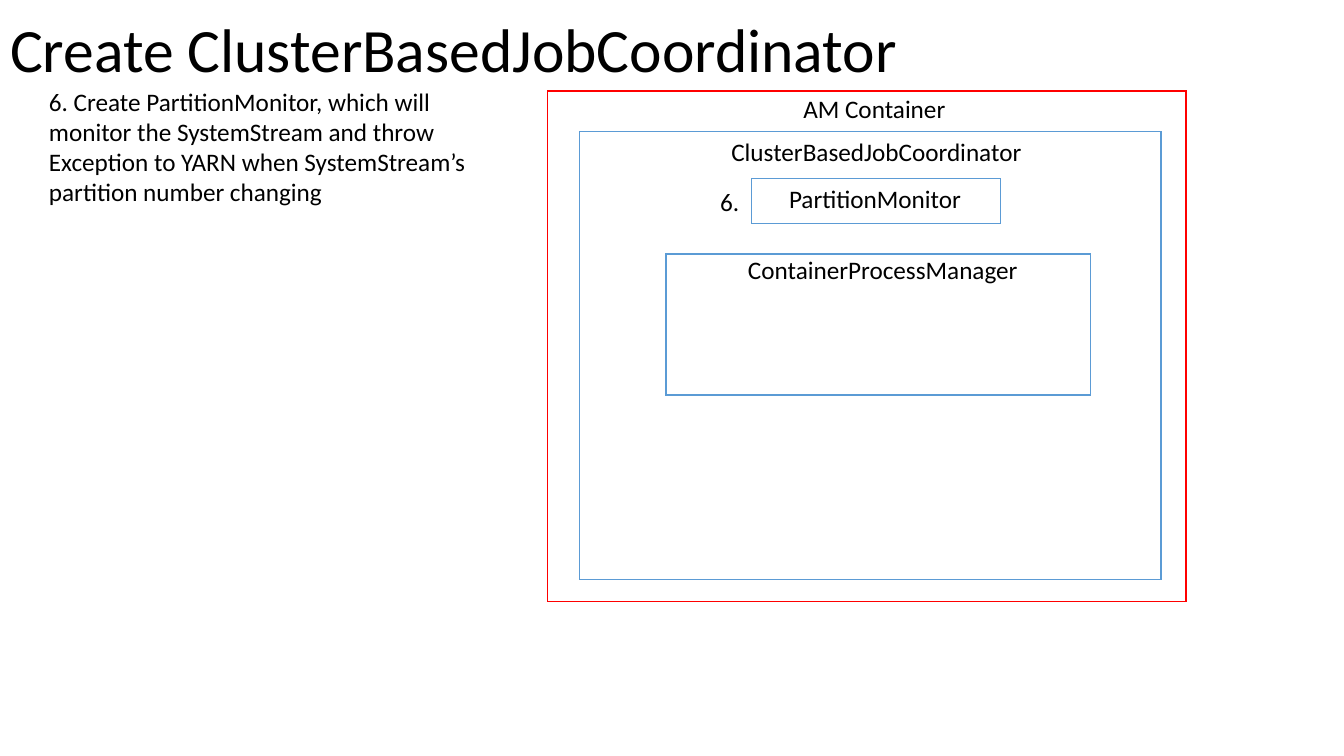
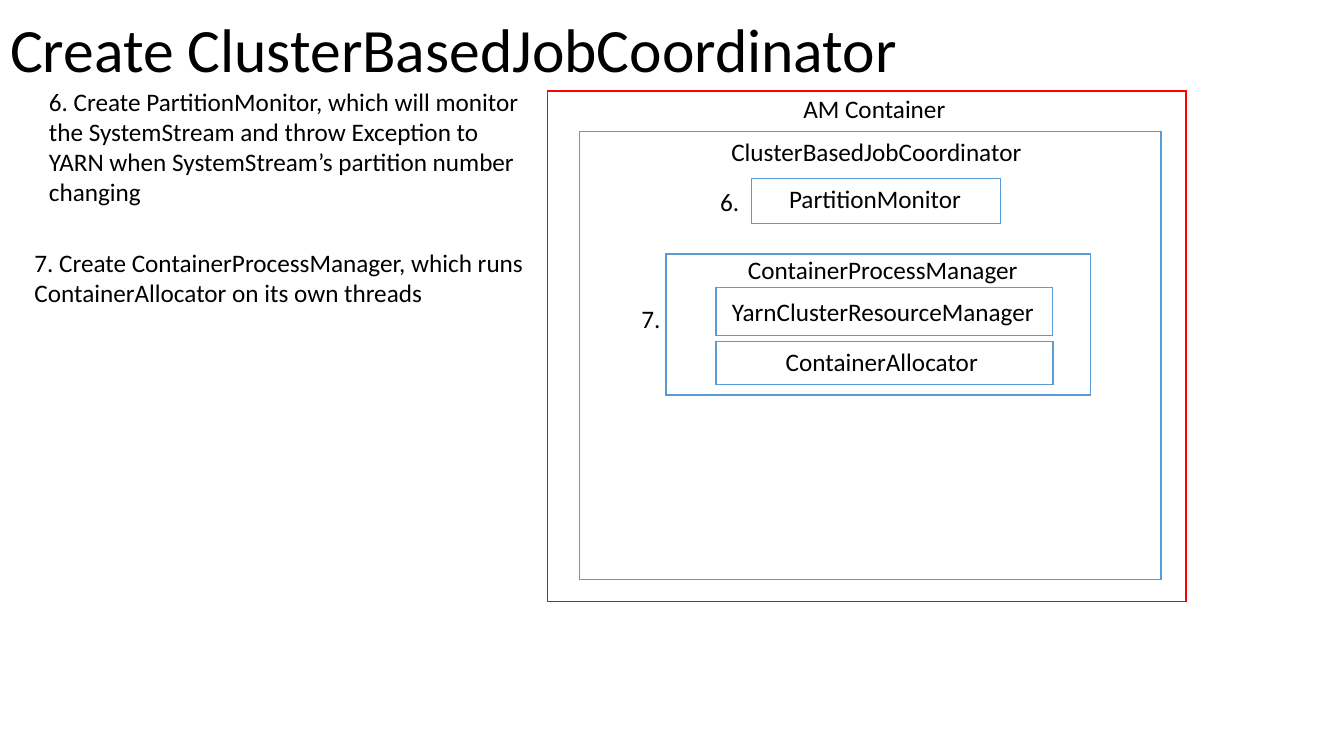
Before and after one commit to Swrrt/Samza-Documents, a slide deck: slide 75 of Documentation/SamzaStructure.pptx. Drawn at 1344x756 pixels with LibreOffice and Linux fonts; fonts in the diff are those of the drawing. Boxes give left, top, right and bottom in pixels: in the first picture for what was removed or moved away, otherwise in the second. Text is boxed around its words. In the diff, an @@ line names an element or a change of style, - is before the commit and + after.

Commit message:
OK

```diff
--- a/Documentation/SamzaStructure.pptx
+++ b/Documentation/SamzaStructure.pptx
@@ text "6. Create PartitionMonitor, which will ..." rewrapped from bbox=[49, 93, 465, 206] to bbox=[49, 93, 519, 206] @@
@@ text added at bbox=[34, 254, 523, 303], 18 pt, text #000000 @@
+7. Create ContainerProcessManager, which runs ContainerAllocator on its own threads
@@ rectangle added at bbox=[716, 287, 1053, 336], fill #FFFFFF, outline #5B9BD5 1 pt @@
@@ text added at bbox=[641, 311, 660, 328], 18 pt, text #000000 @@
+7.
@@ text added at bbox=[732, 303, 1034, 326], 18 pt, text #000000 @@
+YarnClusterResourceManager
@@ rectangle added at bbox=[716, 342, 1053, 385], fill #FFFFFF, outline #5B9BD5 1 pt @@
@@ text added at bbox=[786, 353, 978, 371], 18 pt, text #000000 @@
+ContainerAllocator
```
Also in this commit, not shown: 1 slide added.
